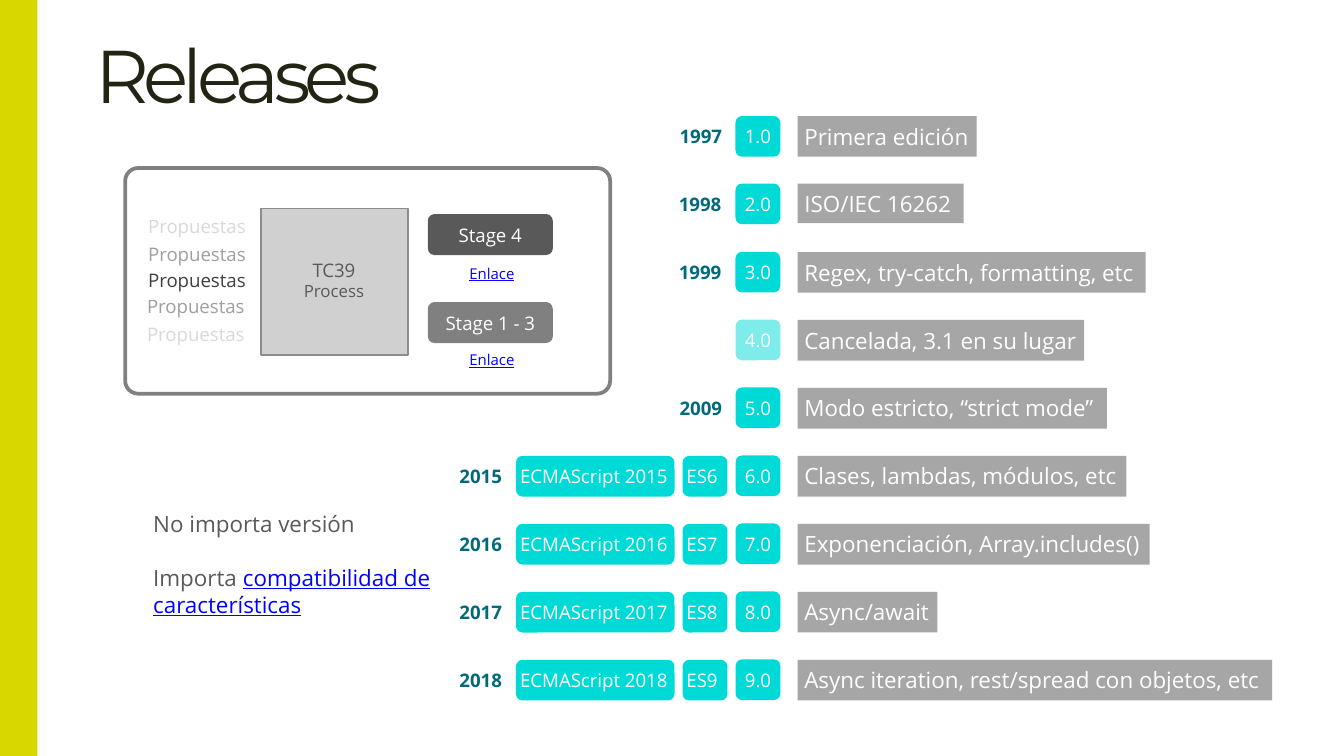
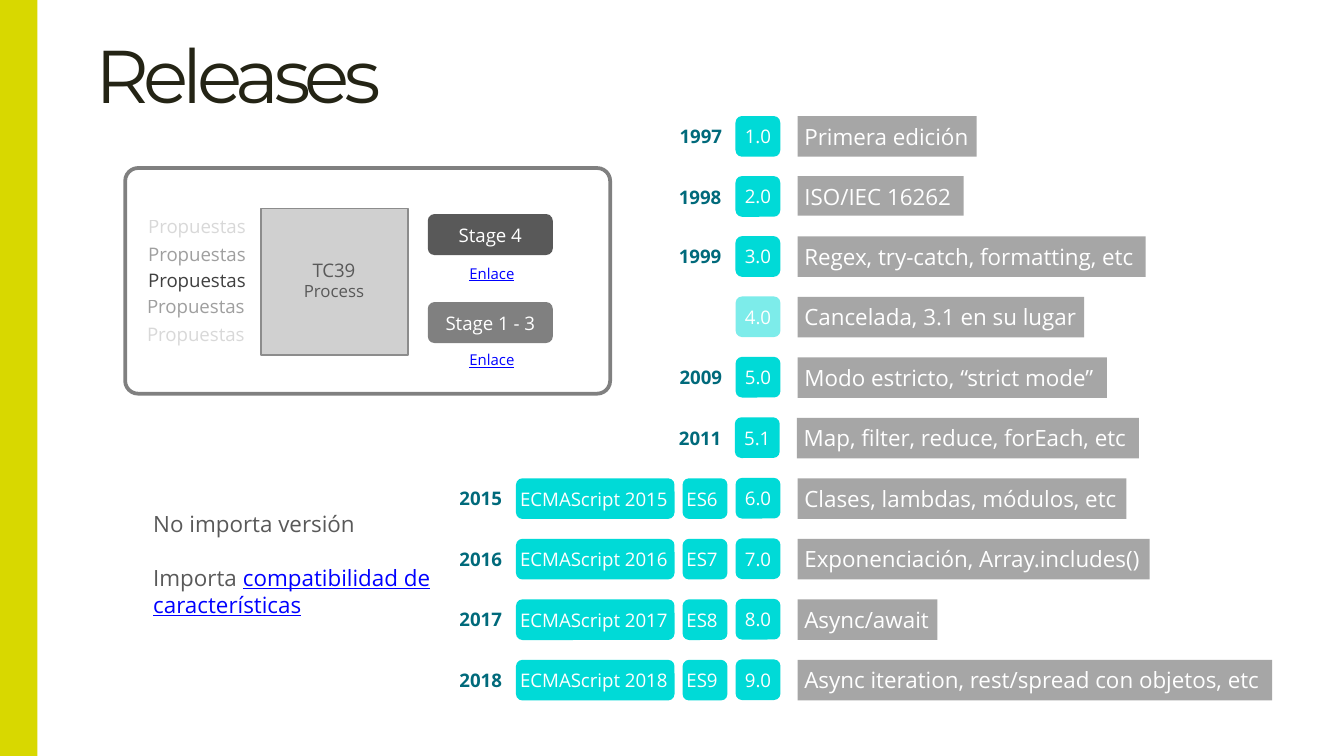
Before and after one commit to DillonGru28/Master-Frontend-Lemon, a slide deck: slide 5 of 02-languages/01-teoria/01 Introducción a Javascript.pptx. Drawn at 1344x756 pixels with LibreOffice and Linux fonts; fonts in the diff are those of the drawing; grey boxes stand for pictures; background and template pictures are left out. Boxes give left, top, right and bottom in pixels: in the first picture for what was removed or moved away, otherwise in the second. Text is boxed around its words. In the diff, an @@ line names an element or a change of style, - is before the commit and + after.

Commit message:
update theory slides

```diff
--- a/02-languages/01-teoria/01 Introducción a Javascript.pptx
+++ b/02-languages/01-teoria/01 Introducción a Javascript.pptx
@@ 1 rounded rectangle, 1 rectangle, 1 text: place and size @@
-1 rounded rectangle, 1 rectangle, 1 text at (679,184,964,224)
+1 rounded rectangle, 1 rectangle, 1 text at (679,176,964,216)
@@ 1 rounded rectangle, 1 text, 1 rectangle: place and size @@
-1 rounded rectangle, 1 text, 1 rectangle at (679,251,1146,293)
+1 rounded rectangle, 1 text, 1 rectangle at (679,237,1146,277)
@@ rounded rectangle "4.0": place and size @@
-rounded rectangle "4.0" at (735,320,780,360)
+rounded rectangle "4.0" at (735,297,780,337)
@@ rectangle "Cancelada, 3.1 en su lugar": place and size @@
-rectangle "Cancelada, 3.1 en su lugar" at (798,320,1085,360)
+rectangle "Cancelada, 3.1 en su lugar" at (798,297,1085,337)
@@ 1 rounded rectangle, 1 text, 1 rectangle: place and size @@
-1 rounded rectangle, 1 text, 1 rectangle at (680,387,1107,429)
+1 rounded rectangle, 1 text, 1 rectangle at (680,358,1107,398)
@@ rounded rectangle added at (735,418,780,458), fill #00DAD7, 10 pt, text #FFFFFF @@
+5.1
@@ rectangle added at (797,418,1138,458), fill #A6A6A6, 12 pt, text #FFFFFF @@
+Map, filter, reduce, forEach, etc
@@ text added at (679,431,721,445), 10 pt, text #006A7B, bold @@
+2011
@@ 3 rounded rectangles, 1 text, 1 rectangle: place and size @@
-3 rounded rectangles, 1 text, 1 rectangle at (459,456,1128,496)
+3 rounded rectangles, 1 text, 1 rectangle at (459,478,1128,519)
@@ text "ECMAScript 2015": place and size @@
-text "ECMAScript 2015" at (520,469,668,488)
+text "ECMAScript 2015" at (520,492,668,511)
@@ text "ES6": place and size @@
-text "ES6" at (686,469,717,484)
+text "ES6" at (686,492,717,507)
@@ 3 texts, 3 rounded rectangles, 1 rectangle: place and size @@
-3 texts, 3 rounded rectangles, 1 rectangle at (459,523,1150,564)
+3 texts, 3 rounded rectangles, 1 rectangle at (459,539,1150,579)
@@ 3 rounded rectangles, 2 texts, 1 rectangle: place and size @@
-3 rounded rectangles, 2 texts, 1 rectangle at (516,591,938,632)
+3 rounded rectangles, 2 texts, 1 rectangle at (516,599,938,640)
@@ text "2017": place and size @@
-text "2017" at (459,605,501,620)
+text "2017" at (459,612,501,627)
```
